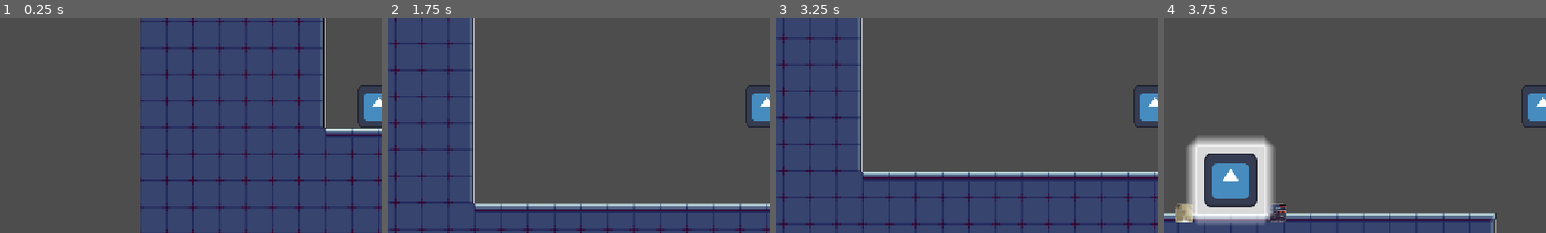
Above: before the commit, frames 1-4 (left to right).
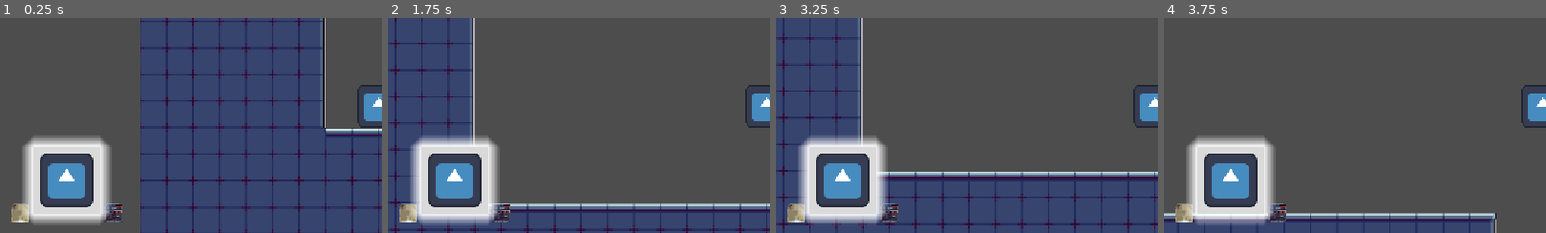
Above: after the commit, the same moments.

Repository: Paulpoomrit/ggj-2026
Game: Godot game, scene res://levels/test_level.tscn
The game is run twice, just before and just after one commit, with the same random seed, the same clock (stepped at 60 frames per second) and the same inputs. The engine's default icon, where the game draws it, is replaced by a stand-in: a white triangle on a blue panel in a dark square.
Inputs:
- Up to frame 1 (0.25 s): no input
- Up to frame 2 (1.75 s): tap Enter at 0.5, 0.8, 1.35 s; hold D (move_right) from 0.53 s (still down); tap E (switch_mask) at 0.6, 1.55 s; tap Space (jump) at 0.77, 1.52 s
- Up to frame 3 (3.25 s): release D (move_right) at 2.03 s; hold A (move_left) 2.03-2.78 s; tap E (switch_mask) at 2.1, 3.05 s; tap Enter at 2.3, 2.85 s; hold D (move_right) from 2.78 s (still down); tap Space (jump) at 3.02 s
- Up to frame 4 (3.75 s): keep holding D (move_right); tap E (switch_mask) at 3.6 s
The pictures show only the part of the screen within x 0-50%, y 45-95%; the shares and areas given below are measured in that part.

The runs differ from the first frame. In frame 1, 8.3% of the frame differs, in the area x 3-32%, y 54-96%; in frame 2, 9.3%; in frame 3, 9.6%, in the area x 3-32%, y 54-97%; in frame 4, nothing differs.

Commit message:
Adjust UI to always stay on the screen

Diff:
--- a/UI/item_ui.gd
+++ b/UI/item_ui.gd
@@ -55,10 +55,10 @@
 				#get_viewport().set_input_as_handled()
 			KEY_ENTER:
 				mask_selected.emit(target_index)
-				print("Mask selected: ", current_index)
-				var game_state: GameManager.GAME_STATE = convert_index_game_state(current_index)
+				print("Mask selected: ", target_index)
+				var game_state: GameManager.GAME_STATE = convert_index_game_state(target_index)
 
-				GameManager.on_game_state_changed.emit(target_index)
+				GameManager.on_game_state_changed.emit(game_state)
 				#get_viewport().set_input_as_handled()
 
 func _update_positions(immediate: bool) -> void:
--- a/scripts/player.gd
+++ b/scripts/player.gd
@@ -6,10 +6,9 @@
 
 @onready var item_ui: ItemUI = $ItemUI
 
-var in_ui_mode = false
 
 func _ready() -> void:
-	item_ui.visible = false
+	pass
 
 func _physics_process(delta: float) -> void:
 	# Add the gravity.
@@ -29,15 +28,3 @@
 		velocity.x = move_toward(velocity.x, 0, SPEED)
 
 	move_and_slide()
-
-func enable_switch_ui(should_enable: bool):
-	item_ui.visible = should_enable
-
-func _unhandled_input(event):
-	if event is InputEventKey:
-		if Input.is_action_just_pressed("switch_mask") and not in_ui_mode:
-			enable_switch_ui(true)
-			in_ui_mode = true
-		elif Input.is_action_just_pressed("switch_mask") and in_ui_mode:
-			enable_switch_ui(false)
-			in_ui_mode = false
